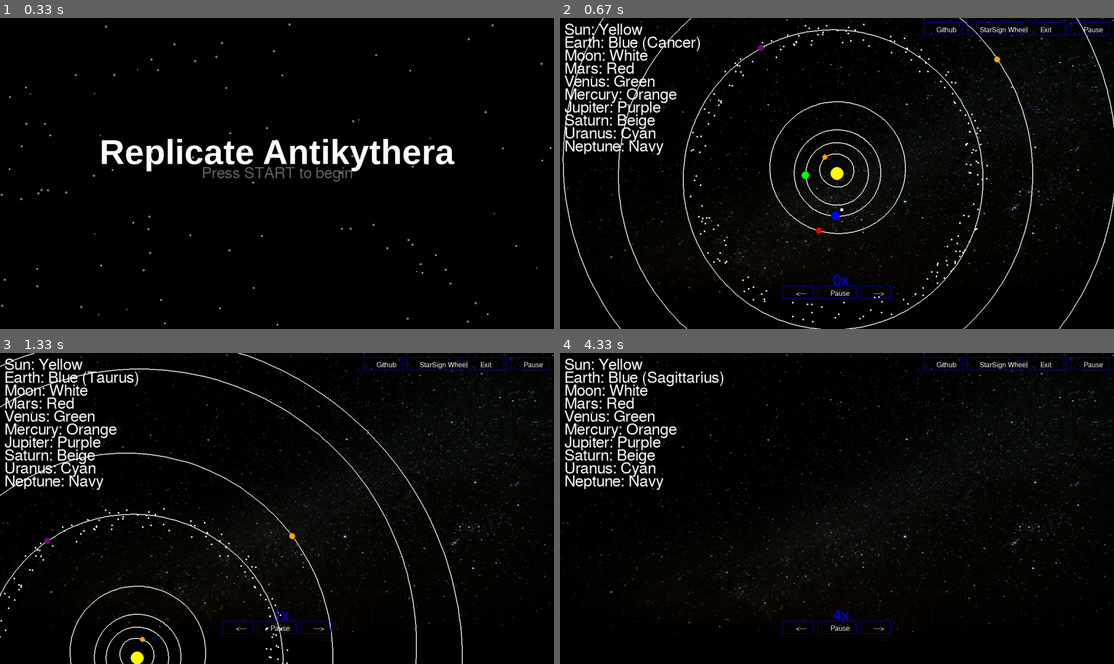
Above: before the commit, frames 1-4 (two rows, left to right).
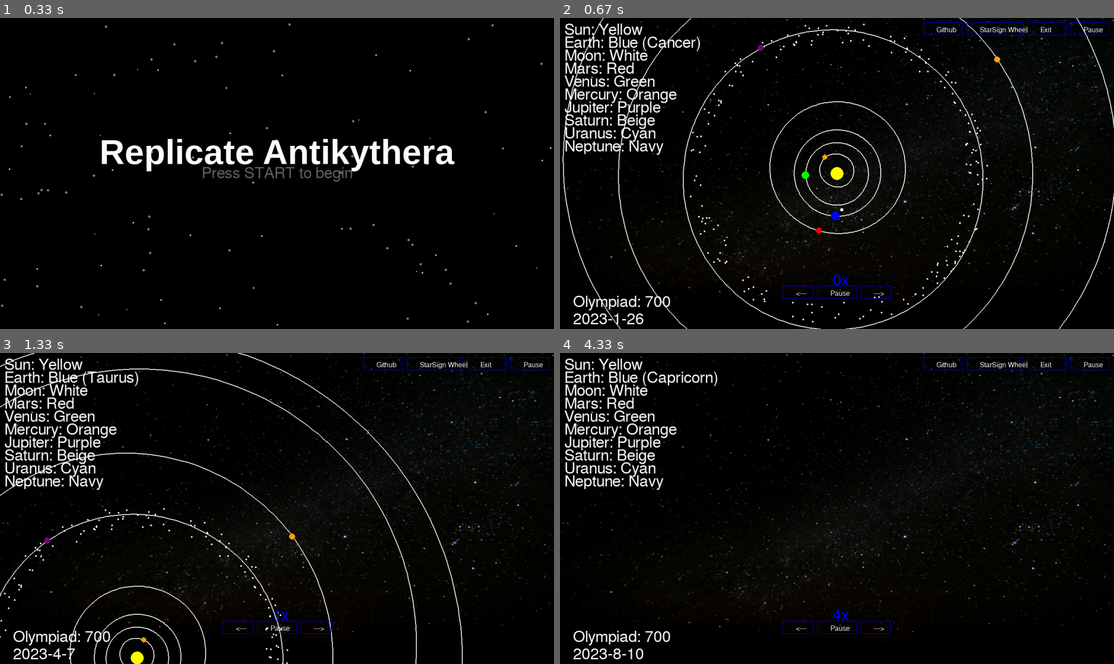
Above: after the commit, the same moments.

Repository: LBassett21/ReplicateAntikythera
Game: pygame game, started from ReplicateAntikythera/ReplicateAntikythera.py
Same seed, same stepped clock (60 frames per second), same inputs: the game is played once before the commit and once after it.
Inputs (mouse positions are in pixels of both pictures, inside the frame that each line leads up to):
- Up to frame 1 (0.33 s): no input
- Up to frame 2 (0.67 s): press the mouse at (837, 173) at 0.37 s; move the mouse to (748, 148) at 0.47 s; release the mouse at (665, 126) at 0.6 s
- Up to frame 3 (1.33 s): press the mouse at (315, 626) at 0.7 s; move the mouse to (193, 570) at 0.8 s; release the mouse at (72, 514) at 0.93 s; press the mouse at (382, 362) at 1.03 s; move the mouse to (432, 492) at 1.13 s; release the mouse at (487, 626) at 1.27 s
- Up to frame 4 (4.33 s): press the mouse at (837, 626) at 1.37 s; move the mouse to (742, 511) at 1.47 s; release the mouse at (654, 393) at 1.6 s; press the mouse at (992, 362) at 1.7 s; move the mouse to (875, 377) at 1.8 s; release the mouse at (759, 393) at 1.93 s; press the mouse at (875, 626) at 2.03 s; move the mouse to (831, 626) at 2.13 s; release the mouse at (792, 623) at 2.27 s; press the mouse at (875, 626) at 2.37 s; move the mouse to (792, 626) at 2.47 s; release the mouse at (704, 626) at 2.6 s; press the mouse at (992, 362) at 2.7 s; move the mouse to (942, 390) at 2.8 s; release the mouse at (886, 421) at 2.93 s; press the mouse at (992, 362) at 3.03 s; move the mouse to (964, 396) at 3.13 s; release the mouse at (931, 427) at 3.27 s; press the mouse at (992, 362) at 3.37 s; move the mouse to (864, 474) at 3.47 s; release the mouse at (731, 586) at 3.6 s; press the mouse at (837, 626) at 3.7 s; move the mouse to (825, 514) at 3.8 s; release the mouse at (814, 402) at 3.93 s; press the mouse at (875, 626) at 4.03 s; move the mouse to (759, 511) at 4.13 s; release the mouse at (643, 393) at 4.27 s

Frame 1 is identical in both runs. In frame 2, 0.5% of the frame differs, in the area x 2-20%, y 89-99%; in frame 3, 0.5%; in frame 4, 0.8%, in the area x 2-30%, y 5-99%.

Commit message:
fixed time controls

Diff:
--- a/ReplicateAntikythera/GUI.py
+++ b/ReplicateAntikythera/GUI.py
@@ -306,9 +306,14 @@
     if not paused:
         sim_time += (time_delta / time_scale)
 
+    curr_date = ref_date + timedelta(days = sim_time * solar_years_to_days)
+
     scaled_width = int(width * zoom_scale)
     scaled_height = int(height * zoom_scale)
     scaled_screen = pygame.Surface((scaled_width, scaled_height))
+
+    # 776 BC was the year of the 1st olympiad
+    olympiad = (curr_date.year - -776) // 4 + 1
 
     # Scale the background image
     scaled_background_image = pygame.transform.smoothscale(background_image, (scaled_width, scaled_height))
@@ -362,7 +367,12 @@
             offset_x = zoom_center_x - scaled_mouse_x / zoom_scale
             offset_y = zoom_center_y - scaled_mouse_y / zoom_scale
 
-        time_scale = 4 - (time / 1.5)
+        if (time == 0):
+            time_scale = 4
+        elif (time > 0):
+            time_scale = 4 - (3/5 * time)
+        else:
+            time_scale = -4 - (3/5 * time)
 
         """
         if time != 0:
@@ -649,6 +659,12 @@
     #Draw the key
     text_surface_time = key_font.render(f"{time}x", True, BLUE)
     screen.blit(text_surface_time, (width // 2 - 10, height - 130))
+
+    text_surface_date = key_font.render(str(curr_date.year) + "-" + str(curr_date.month) + "-" + str(curr_date.day), True, WHITE)
+    screen.blit(text_surface_date, (30, height - 40))
+
+    olympiad_surface_date = key_font.render("Olympiad: " + str(olympiad), True, WHITE)
+    screen.blit(olympiad_surface_date, (30, height - 80))
 
     # Clear the line positions
     zodiac_line_points.clear()
Binary file changed: ReplicateAntikythera/antikythera_database.db
